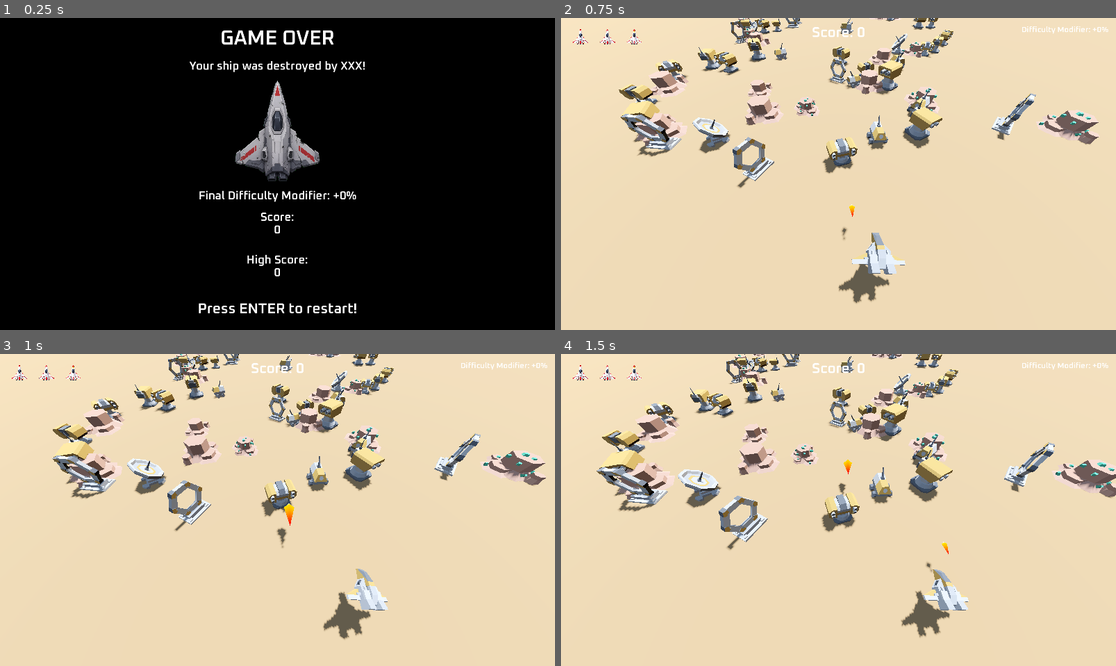
Above: before the commit, frames 1-4 (two rows, left to right).
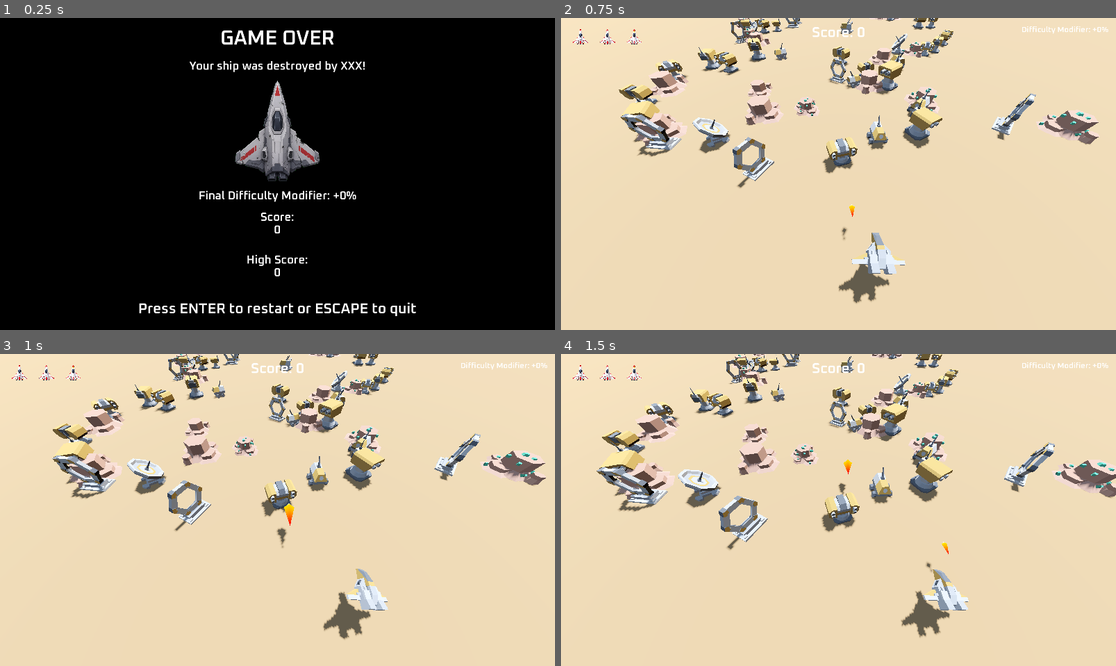
Above: after the commit, the same moments.

Repository: Stone-keep/3d_space_shooter
Game: Godot game, scene res://scenes/game_over.tscn
The game is run twice, just before and just after one commit, with the same random seed, the same clock (stepped at 60 frames per second) and the same inputs. This scene is started directly instead of the project's main scene.
Inputs:
- Up to frame 1 (0.25 s): no input
- Up to frame 2 (0.75 s): tap Enter (restart) at 0.5 s; hold D (right) from 0.53 s (still down); tap Space (shoot) at 0.6 s
- Up to frame 3 (1 s): keep holding D (right)
- Up to frame 4 (1.5 s): release D (right) at 1.28 s; hold A (left) from 1.28 s (still down); tap Space (shoot) at 1.35 s

The runs differ from the first frame. In frame 1, 0.9% of the frame differs, in the area x 25-75%, y 91-96%; in frame 2, nothing differs; in frame 3, nothing differs; in frame 4, nothing differs.

Commit message:
Improve transition to game over screen

Diff:
--- a/project.godot
+++ b/project.godot
@@ -65,6 +65,11 @@
 "events": [Object(InputEventKey,"resource_local_to_scene":false,"resource_name":"","device":-1,"window_id":0,"alt_press …(195 unchanged characters)…
 ]
 }
+quit={
+"deadzone": 0.2,
+"events": [Object(InputEventKey,"resource_local_to_scene":false,"resource_name":"","device":-1,"window_id":0,"alt_pressed":false,"shift_pressed":false,"ctrl_pressed":false,"meta_pressed":false,"pressed":false,"keycode":0,"physical_keycode":4194305,"key_label":0,"unicode":0,"location":0,"echo":false,"script":null)
+]
+}
 
 [layer_names]
 
--- a/scenes/game_over.gd
+++ b/scenes/game_over.gd
@@ -13,3 +13,5 @@
 func _process(_delta: float) -> void:
 	if Input.is_action_just_pressed("restart"):
 		get_tree().change_scene_to_file("res://scenes/game.tscn")
+	elif Input.is_action_just_pressed("quit"):
+		get_tree().quit()
--- a/scenes/game_over.tscn
+++ b/scenes/game_over.tscn
@@ -89,5 +89,5 @@
 size_flags_vertical = 6
 theme_override_fonts/font = ExtResource("1_wqhvx")
 theme_override_font_sizes/font_size = 50
-text = "Press ENTER to restart!"
+text = "Press ENTER to restart or ESCAPE to quit"
 horizontal_alignment = 1
--- a/scenes/scripts/game.gd
+++ b/scenes/scripts/game.gd
@@ -12,6 +12,8 @@
 
 var score := 0
 const DIFFICULTY_MULTIPLIER := 1.2
+const GAME_OVER_DELAY := 1.0
+var game_ending := false
 
 func _ready() -> void:
 	spawn_obstacles(30, 60, game_size["front"], game_size["back"])
@@ -19,20 +21,28 @@
 	$HUD/Control.update_difficulty(Global.difficulty)
 
 func _on_player_shoot_laser(pos: Vector3) -> void:
+	if game_ending:
+		return
 	var laser = laser_scene.instantiate()
 	$Lasers.add_child(laser)
 	laser.global_position = pos + Vector3(0, 0, -1.2)
 
 func _on_meteor_timer_timeout() -> void:
+	if game_ending:
+		return
 	var meteor = meteor_scene.instantiate()
 	$Meteors.add_child(meteor)
 	meteor.add_score.connect(_on_meteor_scored)
 
 func _on_meteor_scored(points: int) -> void:
+	if game_ending:
+		return
 	score += round(points * Global.difficulty)
 	$HUD/ScoreLabel.text = "Score: %s" % score
 
 func spawn_obstacles(amount_min: int, amount_max: int, z_min: float, z_max: float):
+	if game_ending:
+		return
 	for i in randi_range(amount_min, amount_max):
 		var obstacle = obstacle_scene.instantiate()
 		$Obstacles.add_child(obstacle)
@@ -44,12 +54,29 @@
 func _on_obstacle_timer_timeout() -> void:
 	spawn_obstacles(3, 6, game_size["back"], game_size["back"] - 10)
 
-func trigger_game_end(destroyed_by_what: String):
+func trigger_game_end(destroyed_by_what: String) -> void:
+	if game_ending:
+		return
+
+	game_ending = true
 	Global.last_score = score
 	Global.destroyed_by_what = destroyed_by_what
 	if score >= Global.high_score:
 		Global.high_score = score
+
+	stop_gameplay()
+	await $Player.play_game_over_animation()
+	await get_tree().create_timer(GAME_OVER_DELAY).timeout
 	get_tree().change_scene_to_file("res://scenes/game_over.tscn")
+
+func stop_gameplay() -> void:
+	for timer in $Timers.get_children():
+		timer.stop()
+
+	for group_name in ["meteors", "obstacles", "lasers"]:
+		for node in get_tree().get_nodes_in_group(group_name):
+			if node.has_method("stop_moving"):
+				node.stop_moving()
 
 func _on_player_lose_health(health: int, destroyed_by_what: String) -> void:
 	if health == 2:
@@ -57,10 +84,13 @@
 	elif health == 1:
 		$HUD/Control/HBoxContainer/HealthIcon2.texture = load("res://graphics/ui/ship_health_lost_v4.png")
 	elif health <= 0:
-		trigger_game_end(destroyed_by_what)
+		$HUD/Control/HBoxContainer/HealthIcon1.texture = load("res://graphics/ui/ship_health_lost_v4.png")
+		await trigger_game_end(destroyed_by_what)
 
 
 func _on_difficulty_timer_timeout() -> void:
+	if game_ending:
+		return
 	Global.difficulty *= DIFFICULTY_MULTIPLIER
 	$Timers/MeteorTimer.wait_time /= DIFFICULTY_MULTIPLIER
 	$Timers/MeteorTimer.start()
--- a/scenes/scripts/laser.gd
+++ b/scenes/scripts/laser.gd
@@ -33,3 +33,6 @@
 	flash()
 	await get_tree().create_timer(0.3).timeout
 	queue_free()
+
+func stop_moving() -> void:
+	can_move = false
--- a/scenes/scripts/meteor.gd
+++ b/scenes/scripts/meteor.gd
@@ -36,6 +36,9 @@
 		position.x += drift_x * delta
 		rotation += random_rotation_speed * delta
 
+func stop_moving() -> void:
+	can_move = false
+
 func _on_area_entered(area: Area3D) -> void:
 	if area.is_in_group("lasers"):
 		can_move = false
--- a/scenes/scripts/obstacle.gd
+++ b/scenes/scripts/obstacle.gd
@@ -2,6 +2,7 @@
 
 const SPEED := 3
 var random_scale: float
+var can_move := true
 
 @onready var meshes := $Meshes.get_children()
 @onready var collision_shapes := {
@@ -30,12 +31,16 @@
 	collision_shapes[visible_mesh.name].disabled = false
 
 func _physics_process(delta: float) -> void:
-	position.z += SPEED * delta
+	if can_move:
+		position.z += SPEED * delta
 
 func set_xz_position(x: float, z: float):
 	position.x = x
 	position.z = z
 
+func stop_moving() -> void:
+	can_move = false
+
 func _on_body_entered(body: Node3D) -> void:
 	if body.is_in_group("player"):
 		body.got_hit("obstacle")
--- a/scenes/scripts/player.gd
+++ b/scenes/scripts/player.gd
@@ -5,6 +5,7 @@
 var health := 3
 
 var can_shoot := true
+var can_control := true
 var invulnerable := false
 
 signal shoot_laser(pos: Vector3)
@@ -16,6 +17,11 @@
 	flash_invulnerability()
 
 func _physics_process(delta: float) -> void:
+	if not can_control:
+		velocity = Vector3.ZERO
+		move_and_slide()
+		return
+
 	direction = Input.get_axis("left", "right")
 	velocity.x = direction * SPEED
 	$craft_speederC.rotation.z = move_toward($craft_speederC.rotation.z, -0.5 * direction, delta)
@@ -48,7 +54,24 @@
 		$CollisionSound.play()
 		health -= 1
 		lose_health.emit(health, destroyed_by_what)
-		flash_invulnerability()
+		if health > 0:
+			flash_invulnerability()
 
 func _on_invulnerability_timer_timeout() -> void:
 	invulnerable = false
+
+func stop_for_game_over() -> void:
+	can_control = false
+	can_shoot = false
+	velocity = Vector3.ZERO
+	$ShootCooldown.stop()
+	$InvulnerabilityTimer.stop()
+
+func play_game_over_animation() -> void:
+	stop_for_game_over()
+	var tween := create_tween()
+	tween.set_parallel()
+	tween.tween_property($craft_speederC, "scale", Vector3.ONE * 1.45, 0.25)
+	tween.tween_property($craft_speederC, "transparency", 1.0, 0.45)
+	tween.tween_property($craft_speederC, "rotation:z", $craft_speederC.rotation.z + 1.5, 0.45)
+	await tween.finished
